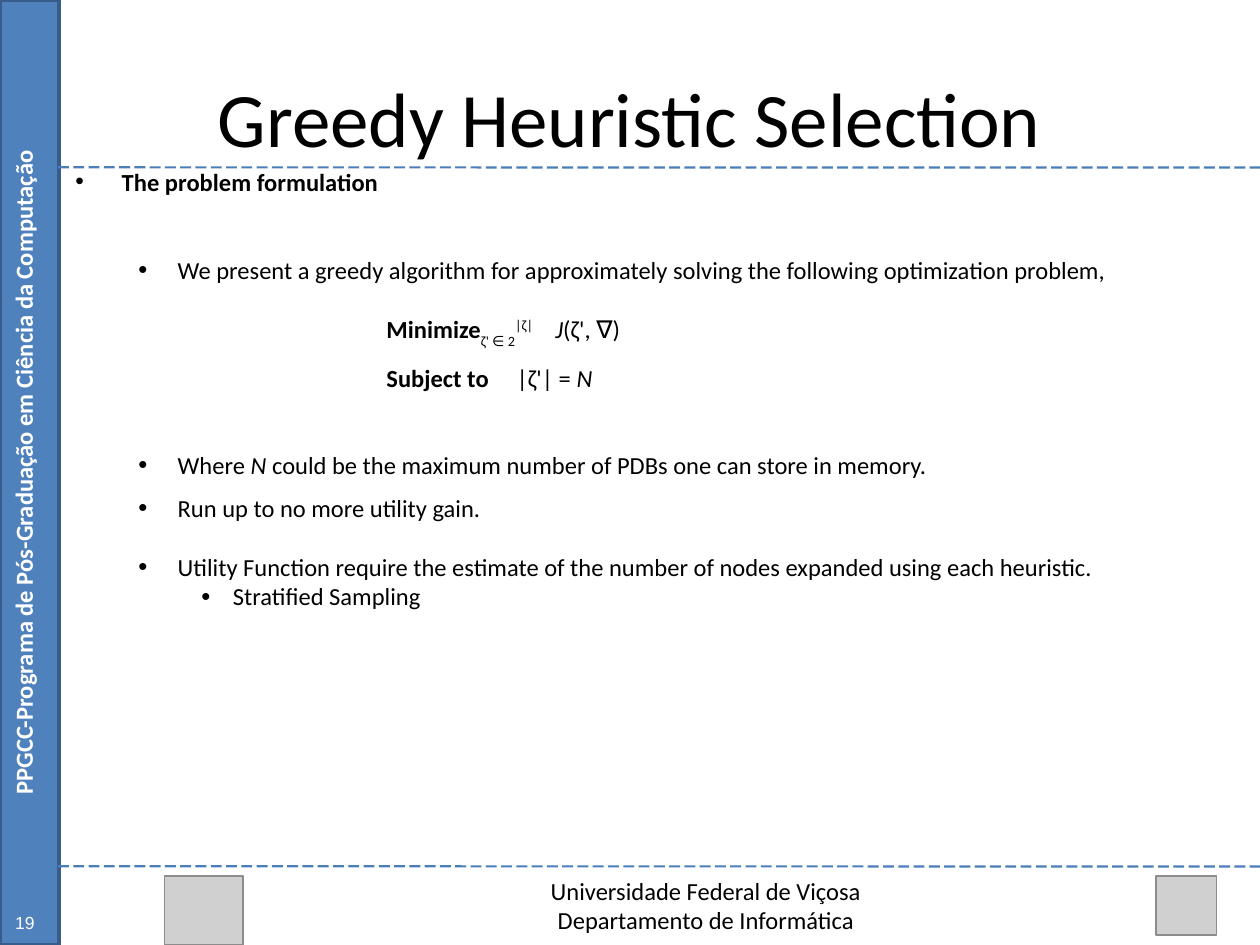
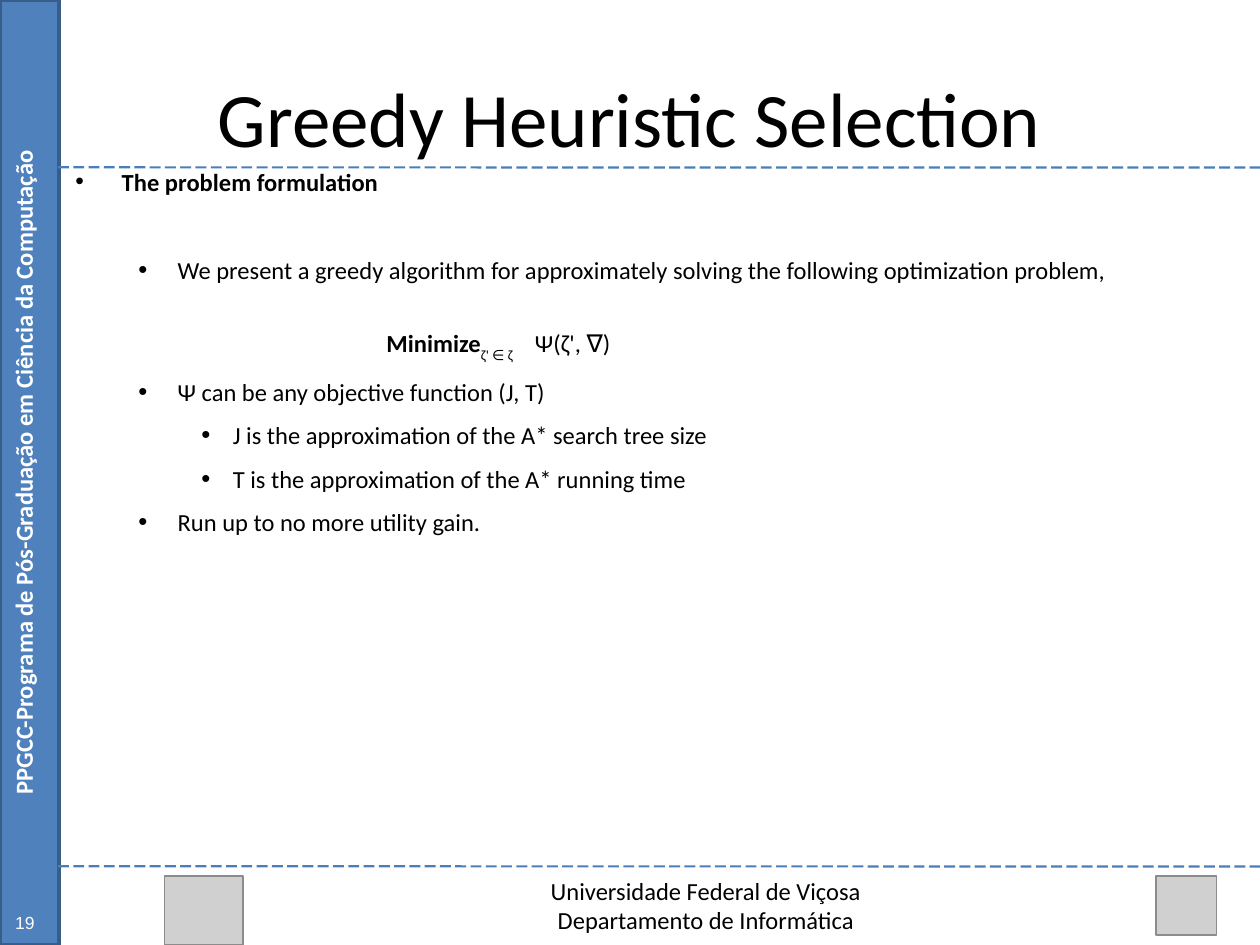
Before and after one commit to Marvinsky/research-marvin, a slide deck: slide 29 of latex/odp/dissertation_v1.odp (slide 36 before the commit). Drawn at 1260x945 pixels with LibreOffice and Linux fonts; fonts in the diff are those of the drawing; grey boxes stand for pictures. Boxes give left, top, right and bottom in pixels: in the first picture for what was removed or moved away, otherwise in the second. Text is boxed around its words. In the diff, an @@ line names an element or a change of style, - is before the commit and + after.

```diff
--- a/latex/odp/dissertation_v1.odp
+++ b/latex/odp/dissertation_v1.odp
@@ text at (x1=178, y1=334, x2=707, y2=493): text changed @@
-Minimizeζ' ∈ 2|ζ| J(ζ', ∇)
-Subject to |ζ'| = N
-  • Where N could be the maximum number of PDBs one can store in memory.
+Minimizeζ' ∈ ζ Ψ(ζ', ∇)
+  • Ψ can be any objective function (J, T)
+    • J is the approximation of the A* search tree size
+    • T is the approximation of the A* running time
@@ text at (x1=178, y1=559, x2=1092, y2=610): paragraphs removed @@
-  • Utility Function require the estimate of the number of nodes expanded using each heuristic.
-    • Stratified Sampling
```
Also in this commit, not shown: 17 other slides changed, 1 slide added, 6 slides removed.
